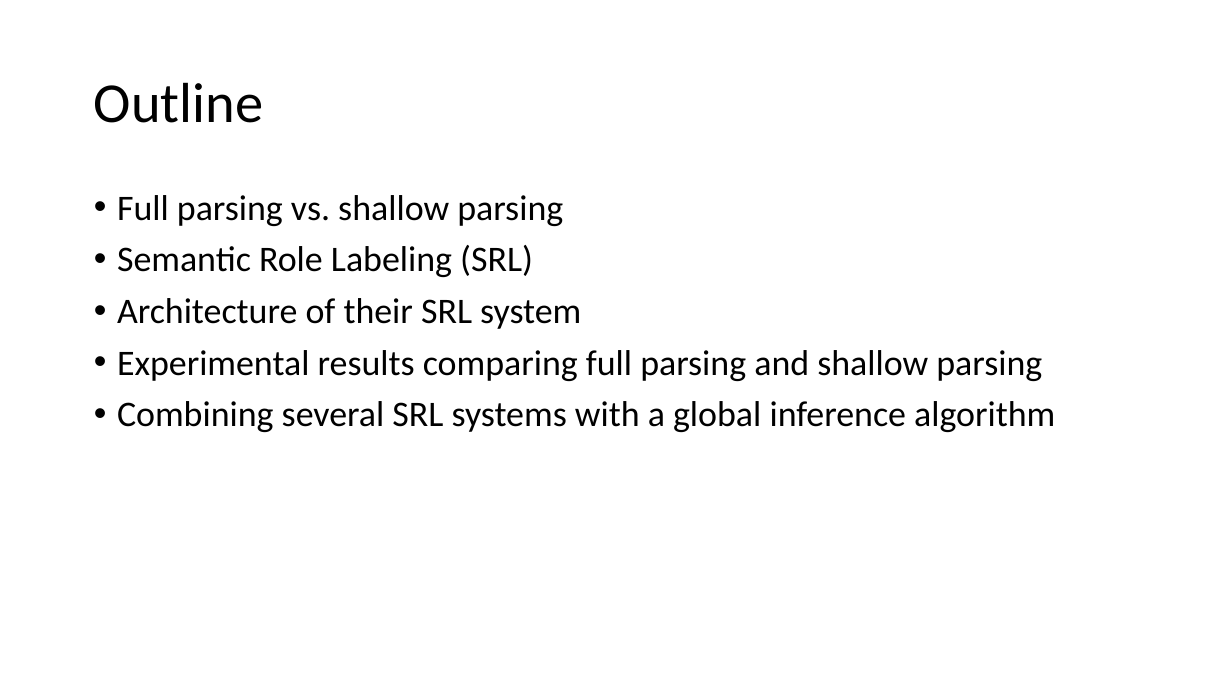
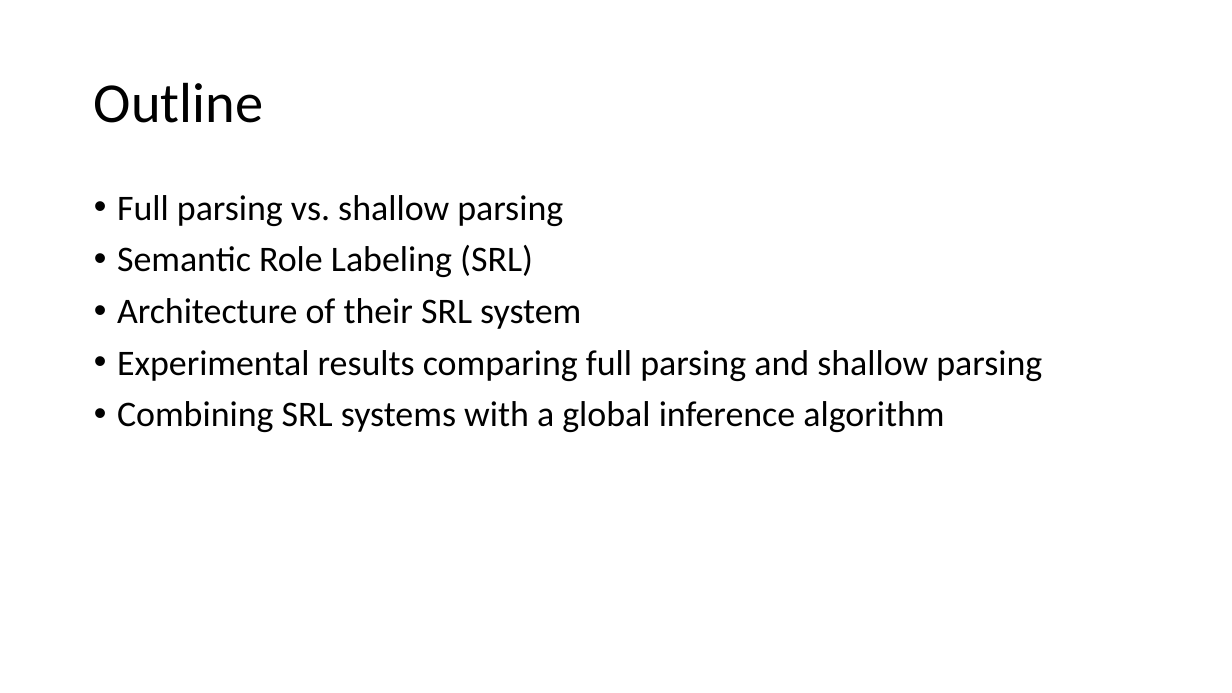
Before and after one commit to jspitkin/spring2017, a slide deck: slide 2 of structured_prediction/importance_of_syntactic_parsing.pptx. Drawn at 1232x693 pixels with LibreOffice and Linux fonts; fonts in the diff are those of the drawing. Boxes give left, top, right and bottom in pixels: in the first picture for what was removed or moved away, otherwise in the second. Text is boxed around its words. In the diff, an @@ line names an element or a change of style, - is before the commit and + after.

```diff
--- a/structured_prediction/importance_of_syntactic_parsing.pptx
+++ b/structured_prediction/importance_of_syntactic_parsing.pptx
@@ text at (117,401,944,432): text changed @@
-• Combining several SRL systems with a global inference algorithm
+• Combining SRL systems with a global inference algorithm
```
Also in this commit, not shown: 5 other slides changed, 9 slides added, 2 slides removed, 13 other files.
